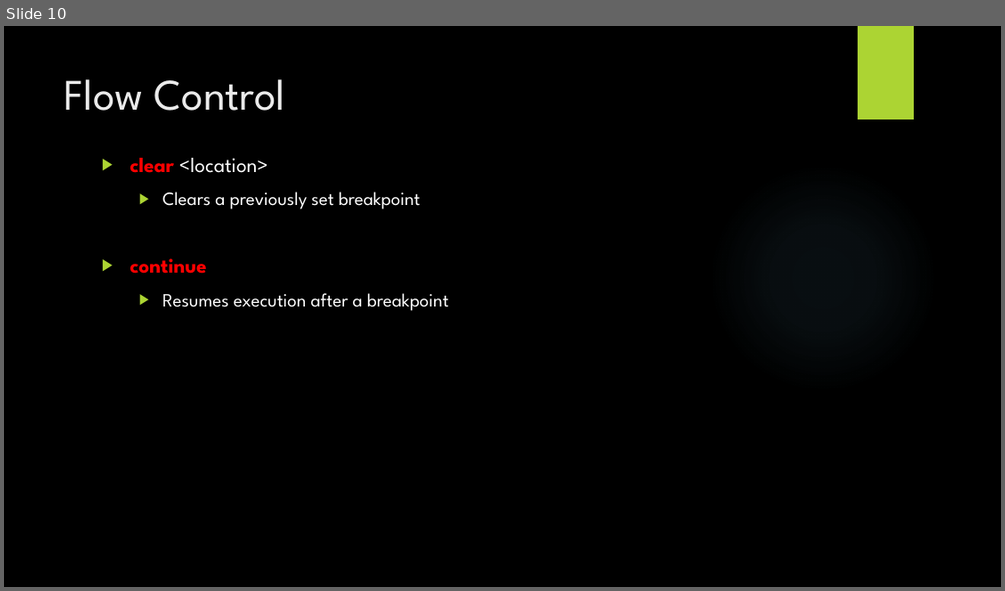
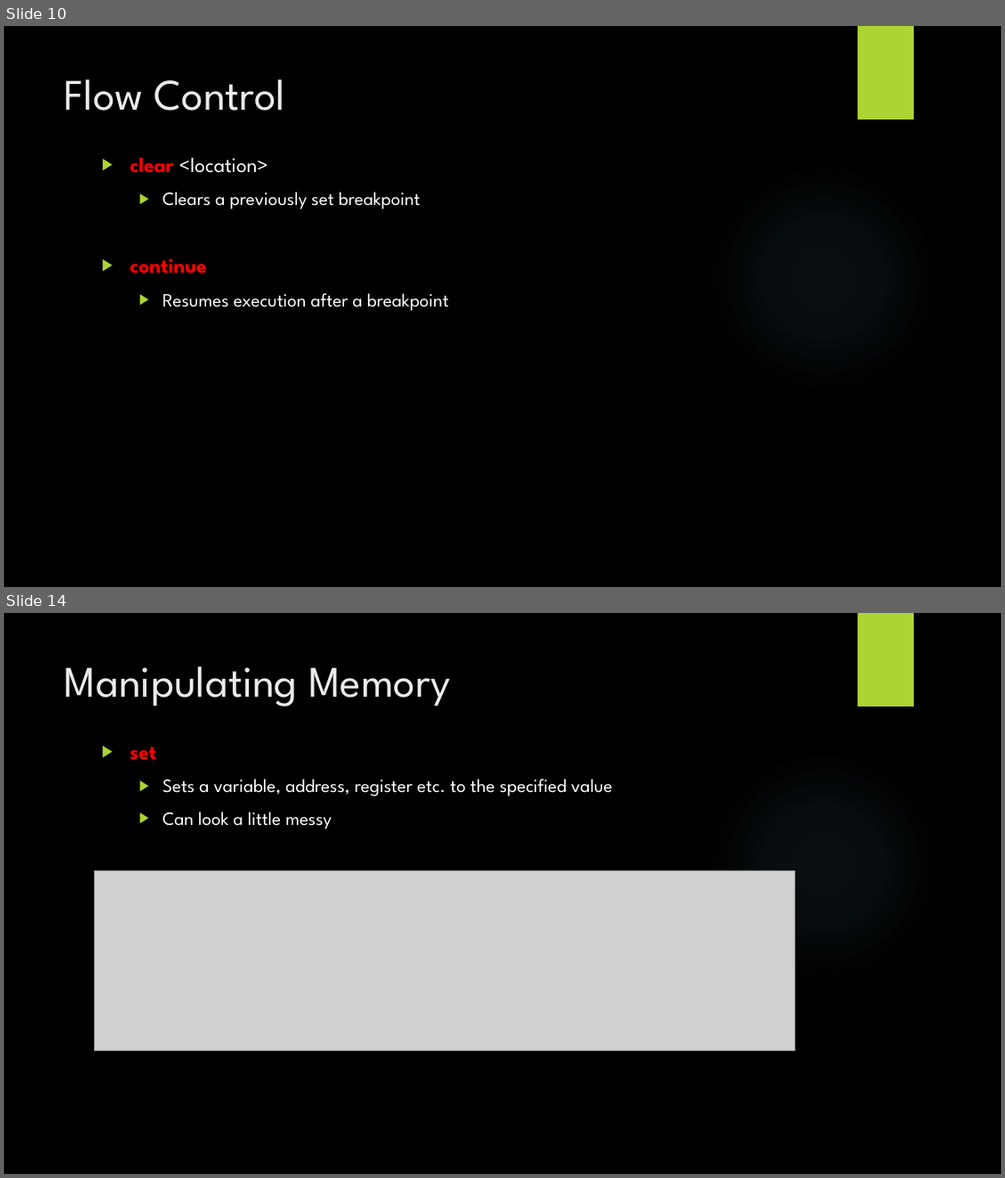
Before and after one commit to mbaccia514/LUG, a slide deck: GDB and Git.pptx. Shown one above the other, each under a label of ours: slide 10 before the commit, slides 10 and 14 after it; the slides between them are not shown. The pictures are 1005x591 and 1005x1178 pixels, drawn with LibreOffice and Linux fonts; fonts in the diff are those of the drawing; grey boxes stand for pictures; background and template pictures are left out. Boxes give left, top, right and bottom in pixels: in the first picture for what was removed or moved away, otherwise in the second. Text is boxed around its words. In the diff, an @@ line names an element or a change of style, - is before the commit and + after.

```diff
--- a/GDB and Git.pptx
+++ b/GDB and Git.pptx
@@ slide 14 added at bbox=[4, 613, 1001, 1174], background picture (left out); not listed: 2 template elements that a slide beside it also shows @@
@@ title added at bbox=[65, 666, 450, 706], 42 pt, text #EBEBEB @@
+Manipulating Memory
@@ text added at bbox=[129, 747, 612, 829], 18 pt, text #FFFFFF @@
+▶ set
+  ▶ Sets a variable, address, register etc. to the specified value
+  ▶ Can look a little messy
@@ picture added at bbox=[95, 870, 794, 1051] @@
```
Also in this commit, not shown: 3 slides changed, 1 other slide added, 2 other files.
